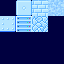
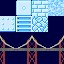
The second 64x64 image is a revision of the first. Changes to its layers:
added group "bridge copy #1" with 4 layers above "bridge copy" over 48, 35, 64, 64
added layer "curve #2" in group "bridge copy #1" over 48, 36, 64, 49
added layer "road #2" in group "bridge copy #1" over 48, 48, 64, 51
added layer "pillow #2" in group "bridge copy #1" over 59, 35, 64, 64
added group "bridge copy" with 4 layers above "bridge" over 0, 35, 16, 64
added layer "curve #1" in group "bridge copy" over 0, 36, 16, 49
added layer "road #1" in group "bridge copy" over 0, 48, 16, 51
added layer "pillow #1" in group "bridge copy" over 0, 35, 5, 64
added group "bridge" with 4 layers above "black" over 16, 35, 48, 64
added layer "lock" in group "bridge" over 16, 48, 48, 51
added layer "curve" in group "bridge" over 16, 36, 48, 49
added layer "road" in group "bridge" over 16, 48, 48, 51
added layer "pillow" in group "bridge" over 27, 35, 37, 64
painted on "Background" over 0, 0, 64, 32
